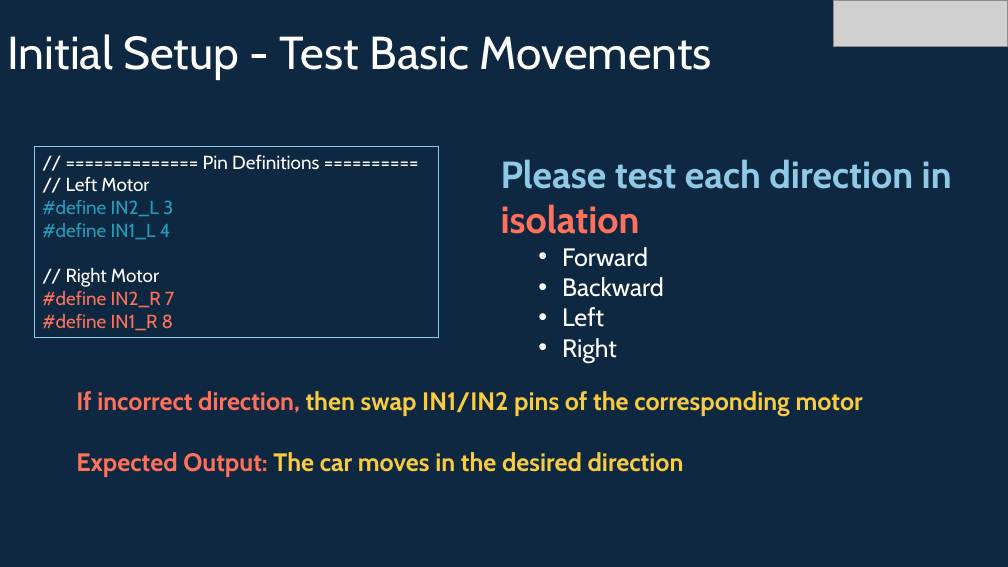
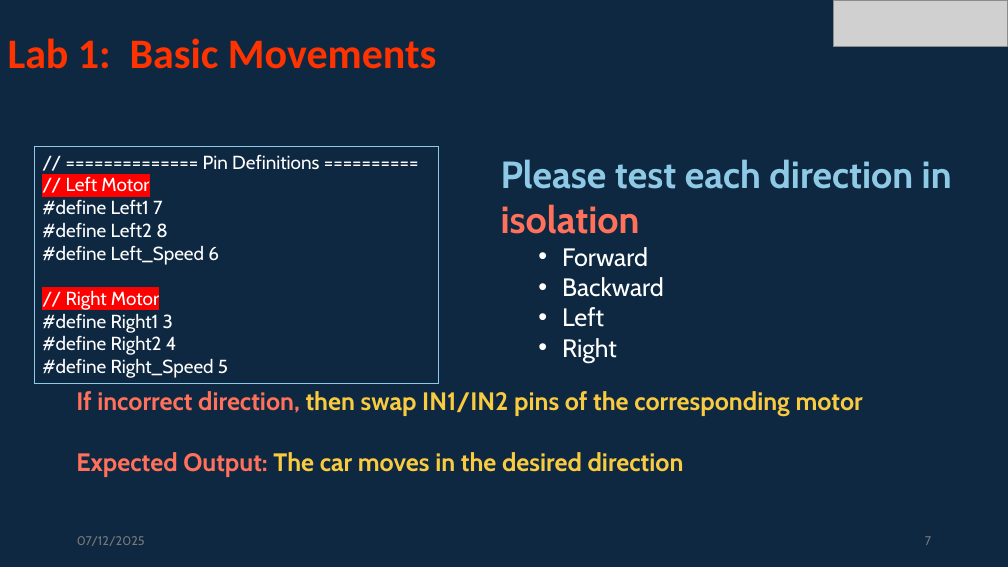
Before and after one commit to info-zas/Training, a slide deck: slide 7 of GPREC/04_Navigational_Robot_Car-1-Sensors/ZASRobotics_Car-1.pptx (slide 13 before the commit). Drawn at 1008x567 pixels with LibreOffice and Linux fonts; fonts in the diff are those of the drawing; grey boxes stand for pictures. Boxes give left, top, right and bottom in pixels: in the first picture for what was removed or moved away, otherwise in the second. Text is boxed around its words. In the diff, an @@ line names an element or a change of style, - is before the commit and + after.

```diff
--- a/GPREC/04_Navigational_Robot_Car-1-Sensors/ZASRobotics_Car-1.pptx
+++ b/GPREC/04_Navigational_Robot_Car-1-Sensors/ZASRobotics_Car-1.pptx
@@ title at (8, 38, 436, 69): text changed; size 44 to 40 pt; font Cabin to Calibri; text colour #FFFFFF to #FF3300; bold on @@
-Initial Setup - Test Basic Movements
+Lab 1: Basic Movements
@@ rectangle "// ============== Pin Definitions ==========": place and size @@
-rectangle "// ============== Pin Definitions ==========" at (35, 147, 439, 337)
+rectangle "// ============== Pin Definitions ==========" at (35, 147, 439, 383)
@@ text in rectangle at (66, 177, 159, 310): highlight none to #FF0000 in "// Left Motor", "// Right Motor" @@
@@ text in rectangle at (42, 200, 219, 265): text changed; text colour #219EBC to #FFFFFF @@
-#define IN2_L 3
-#define IN1_L 4
+#define Left1 7
+#define Left2 8
+#define Left_Speed 6
@@ text in rectangle at (42, 314, 228, 378): text changed; text colour #FF715B to #FFFFFF @@
-#define IN2_R 7
-#define IN1_R 8
+#define Right1 3
+#define Right2 4
+#define Right_Speed 5
@@ text added at (77, 536, 145, 546), 12 pt, text #797979 @@
+07/12/2025
@@ page number added at (925, 536, 931, 545), 12 pt, text #797979 @@
+7
```
Also in this commit, not shown: 7 other slides changed, 6 slides added, 12 slides removed, 1 other file.
